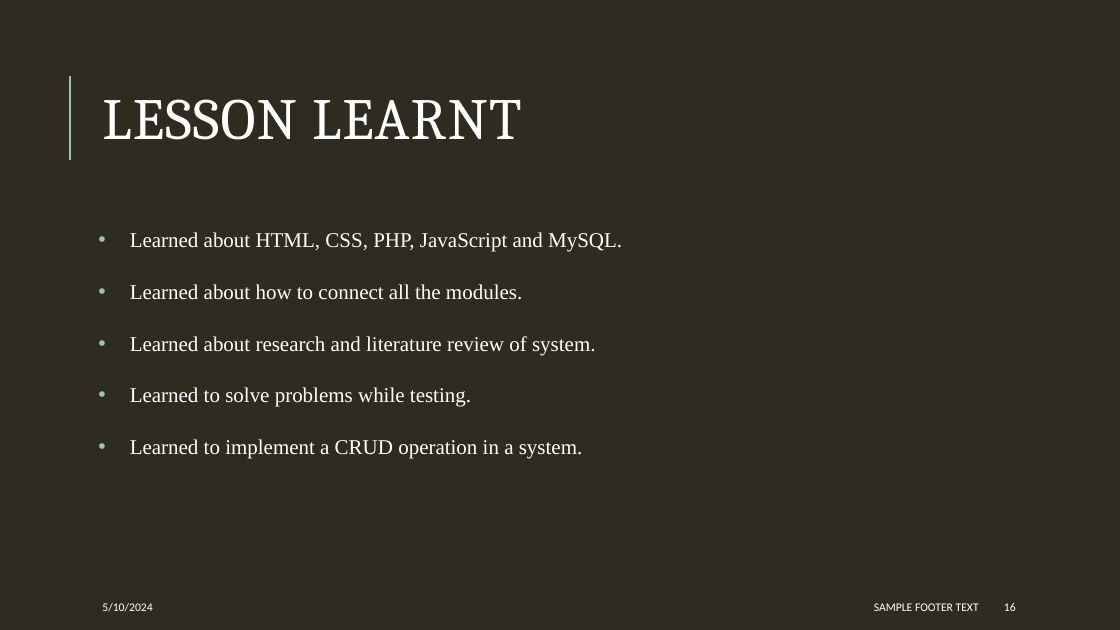
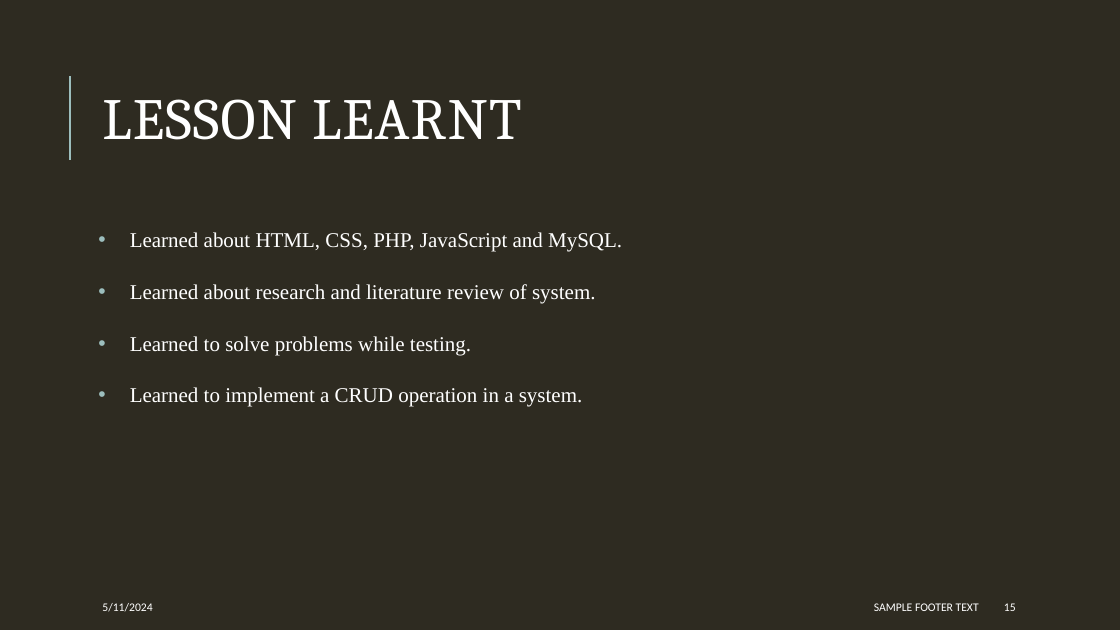
Before and after one commit to chunchunmaru12/project, a slide deck: slide 15 of documentation/OBRS.PPTX (slide 16 before the commit). Drawn at 1120x630 pixels with LibreOffice and Linux fonts; fonts in the diff are those of the drawing. Boxes give left, top, right and bottom in pixels: in the first picture for what was removed or moved away, otherwise in the second. Text is boxed around its words. In the diff, an @@ line names an element or a change of style, - is before the commit and + after.

```diff
--- a/documentation/OBRS.PPTX
+++ b/documentation/OBRS.PPTX
@@ text at bbox=[130, 284, 522, 300]: paragraph removed @@
-• Learned about how to connect all the modules.
@@ text at bbox=[102, 603, 152, 612]: text changed @@
-5/10/2024
+5/11/2024
@@ page number at bbox=[1004, 603, 1016, 611]: text changed @@
-16
+15
```
Also in this commit, not shown: 16 other slides changed, 1 slide added, 2 slides removed, 10 other files.
